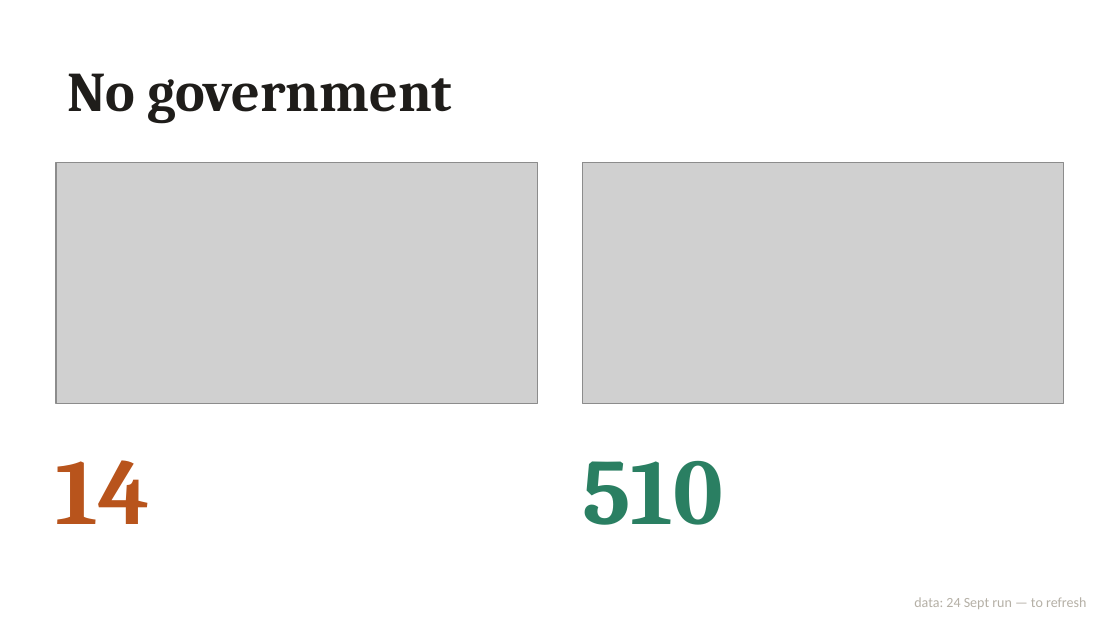
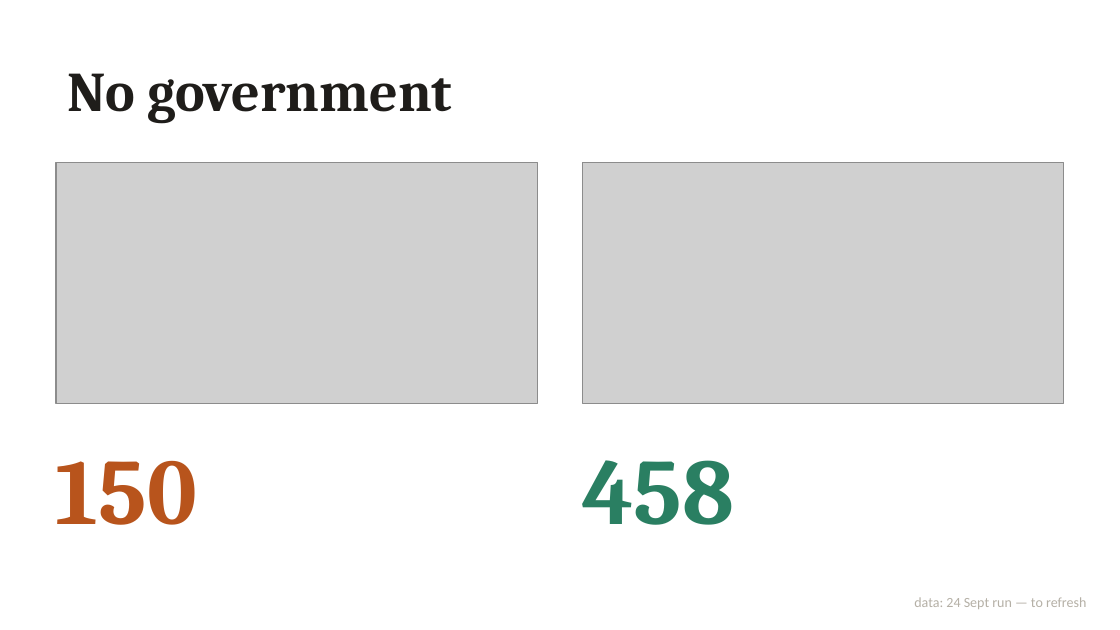
Before and after one commit to HapponomyOrg/BreadEconomySim.jl, a slide deck: slide 4 of docs/talk/deck/what_it_takes_to_survive.pptx. Drawn at 1120x630 pixels with LibreOffice and Linux fonts; fonts in the diff are those of the drawing; grey boxes stand for pictures. Boxes give left, top, right and bottom in pixels: in the first picture for what was removed or moved away, otherwise in the second. Text is boxed around its words. In the diff, an @@ line names an element or a change of style, - is before the commit and + after.

```diff
--- a/docs/talk/deck/what_it_takes_to_survive.pptx
+++ b/docs/talk/deck/what_it_takes_to_survive.pptx
@@ text at [56, 460, 197, 525]: text changed @@
-14
+150
@@ text at [582, 460, 734, 525]: text changed @@
-510
+458
```
Also in this commit, not shown: 2 other slides changed, 43 other files.
